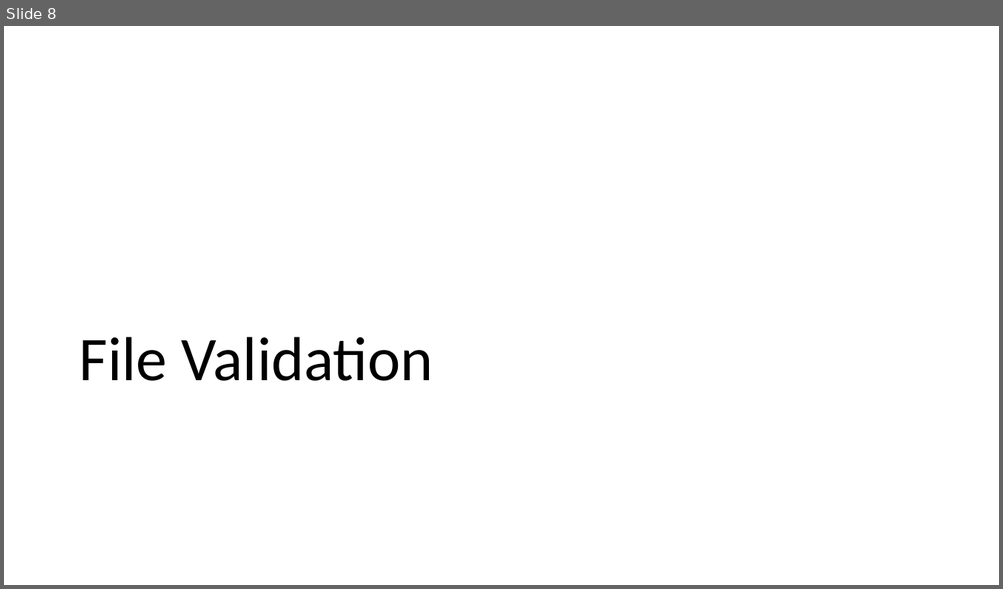
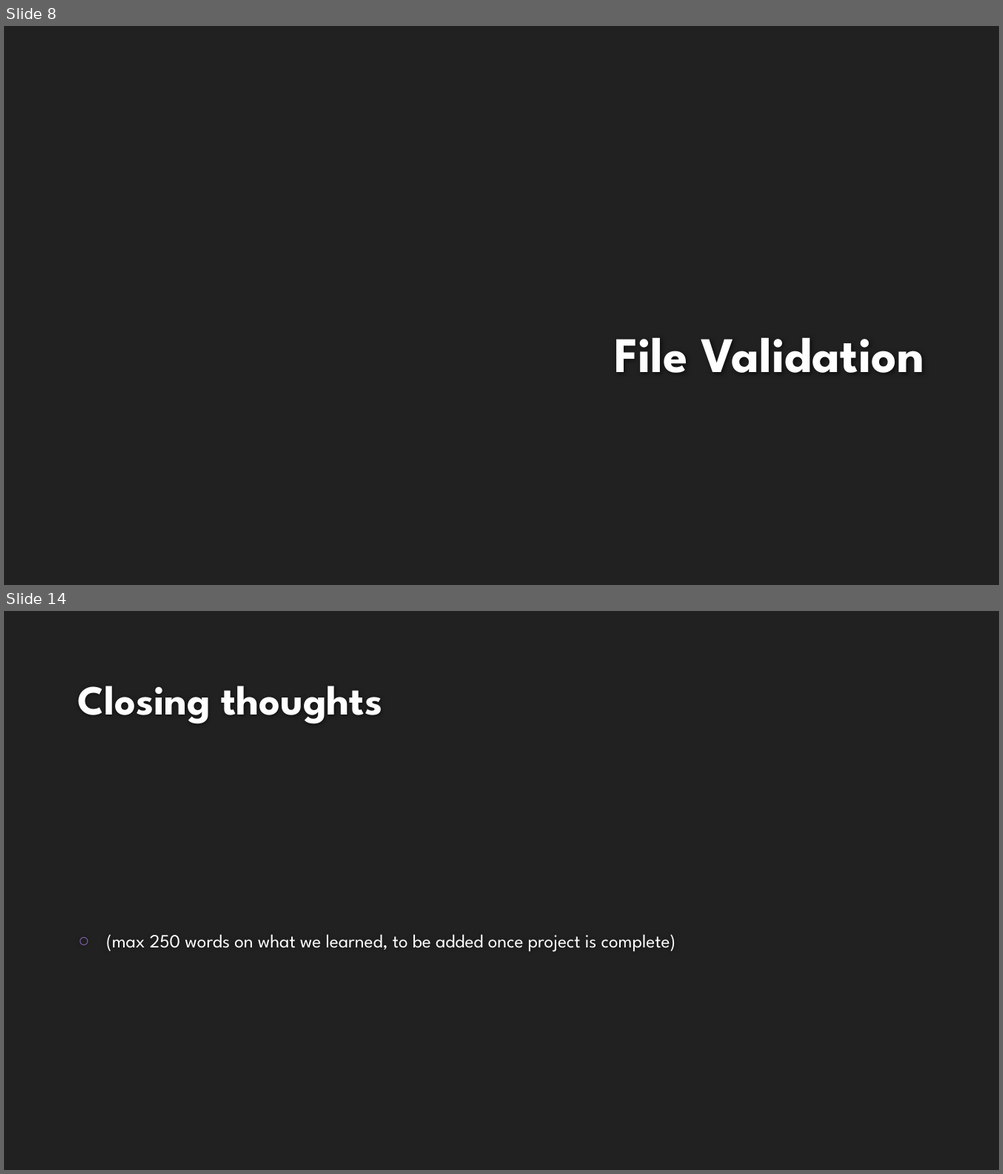
Before and after one commit to LittleDinoCake/CF-Project, a slide deck: Presentation.pptx. Shown one above the other, each under a label of ours: slide 8 before the commit, slides 8 and 14 after it; the slides between them are not shown. The pictures are 1003x589 and 1003x1174 pixels, drawn with LibreOffice and Linux fonts; fonts in the diff are those of the drawing; background and template pictures are left out. Boxes give left, top, right and bottom in pixels: in the first picture for what was removed or moved away, otherwise in the second. Text is boxed around its words. In the diff, an @@ line names an element or a change of style, - is before the commit and + after.

```diff
--- a/Presentation.pptx
+++ b/Presentation.pptx
@@ slide 14 added at (4, 611, 999, 1170), background #212121 @@
@@ title added at (77, 686, 382, 724), 40 pt, text #FEFEFE, bold @@
+Closing thoughts
@@ text added at (106, 934, 675, 952), 18 pt, text #FFFFFF @@
+○ (max 250 words on what we learned, to be added once project is complete)
@@ slide 8 changed as well @@
@@ background #FFFFFF to #212121 @@
@@ title "File Validation": place and size @@
-title "File Validation" at (79, 337, 433, 381)
+title "File Validation" at (614, 338, 924, 373)
@@ title "File Validation" at (614, 338, 924, 373): size 60 to 48 pt, font Calibri to League Spartan, text colour #000000 to #FEFEFE, bold on; alignment left to right; line spacing 0.9 to 1 @@
```
Also in this commit, not shown: 7 other slides changed, 5 other slides added, 1 slide removed.
